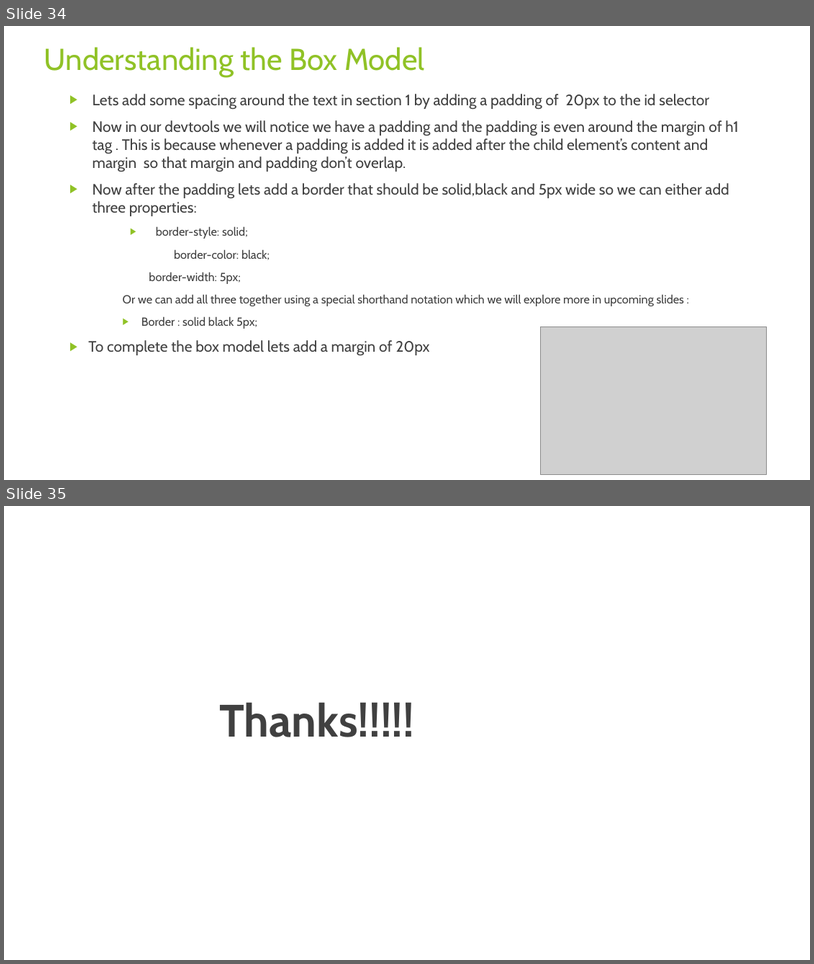
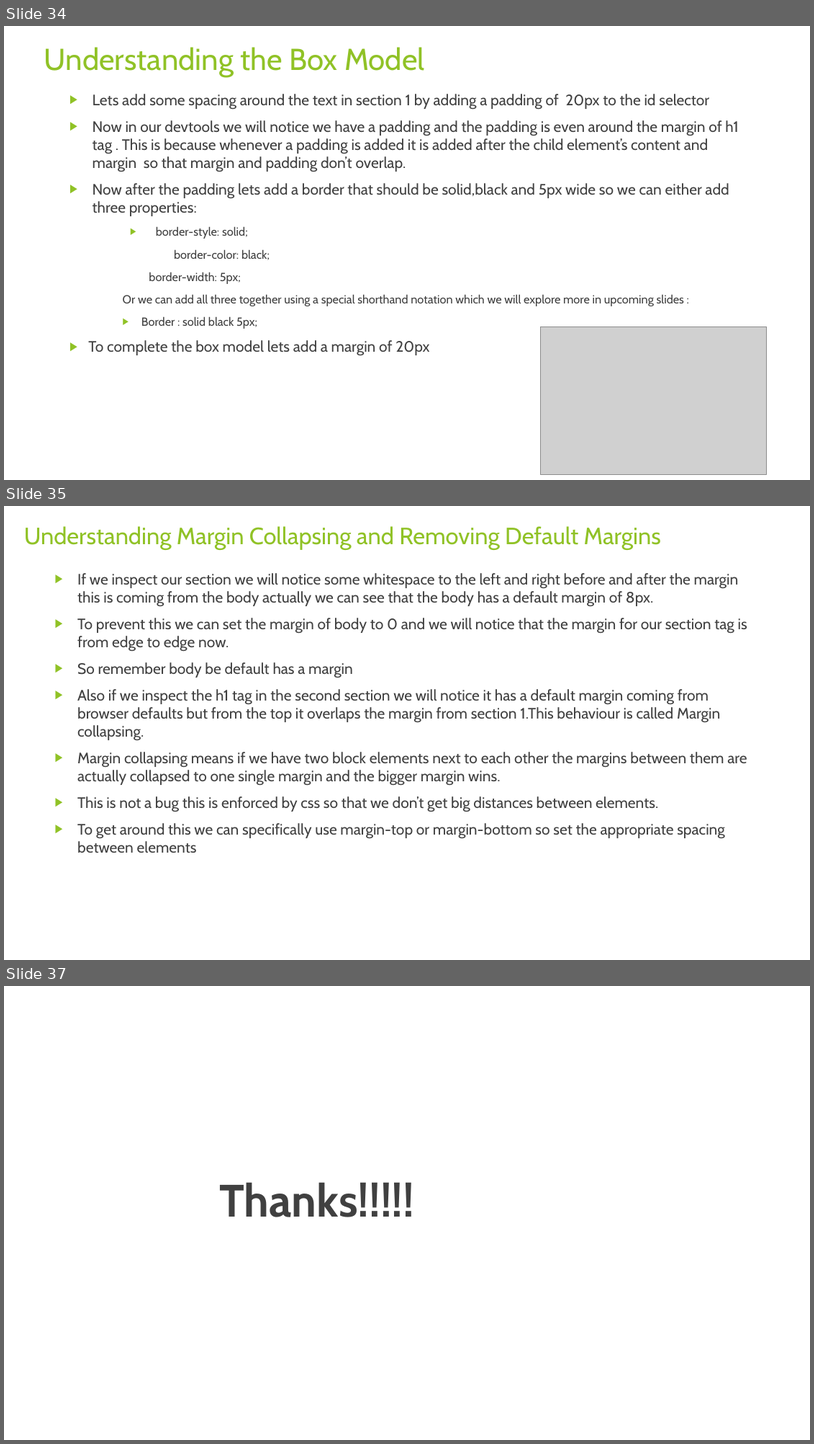
Before and after one commit to rudhrainfogain/CSS, a slide deck: PPT/Css-v3.pptx. Shown one above the other, each under a label of ours: slides 34 and 35 before the commit, slides 34, 35 and 37 after it; the slides between them are not shown. The pictures are 814x964 and 814x1444 pixels, drawn with LibreOffice and Linux fonts; fonts in the diff are those of the drawing; grey boxes stand for pictures. Boxes give left, top, right and bottom in pixels: in the first picture for what was removed or moved away, otherwise in the second. Text is boxed around its words. In the diff, an @@ line names an element or a change of style, - is before the commit and + after.

Commit message:
Understanding Margin Collapsing and Removing Default

```diff
--- a/PPT/Css-v3.pptx
+++ b/PPT/Css-v3.pptx
@@ slide 35 added at bbox=[4, 506, 810, 960], background #FFFFFF @@
@@ title added at bbox=[24, 526, 661, 550], 28 pt, text #90C226 @@
+Understanding Margin Collapsing and Removing Default Margins
@@ text added at bbox=[77, 573, 748, 852], 18 pt, text #404040 @@
+▶ If we inspect our section we will notice some whitespace to the left and right before and after the margin this is coming from the body actually we can see that the body has a default margin of 8px.
+▶ To prevent this we can set the margin of body to 0 and we will notice that the margin for our section tag is from edge to edge now.
+▶ So remember body be default has a margin
+▶ Also if we inspect the h1 tag in the second section we will notice it has a default margin coming from browser defaults but from the top it overlaps the margin from section 1.This behaviour is called Margin collapsing.
+▶ Margin collapsing means if we have two block elements next to each other the margins between them are actually collapsed to one single margin and the bigger margin wins.
+▶ This is not a bug this is enforced by css so that we don’t get big distances between elements.
+▶ To get around this we can specifically use margin-top or margin-bottom so set the appropriate spacing between elements
@@ what was slide 35 is now slide 37 @@
```
Also in this commit, not shown: 1 other slide added, 1 other file.
